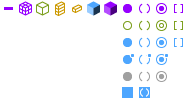
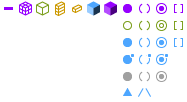
Two versions of the same layered image (w=187, h=102). Layer-by-layer changes:
painted on "Unbenannt-2" over [122, 87, 151, 98]
showed "Hintergrund" over [122, 87, 151, 98]
